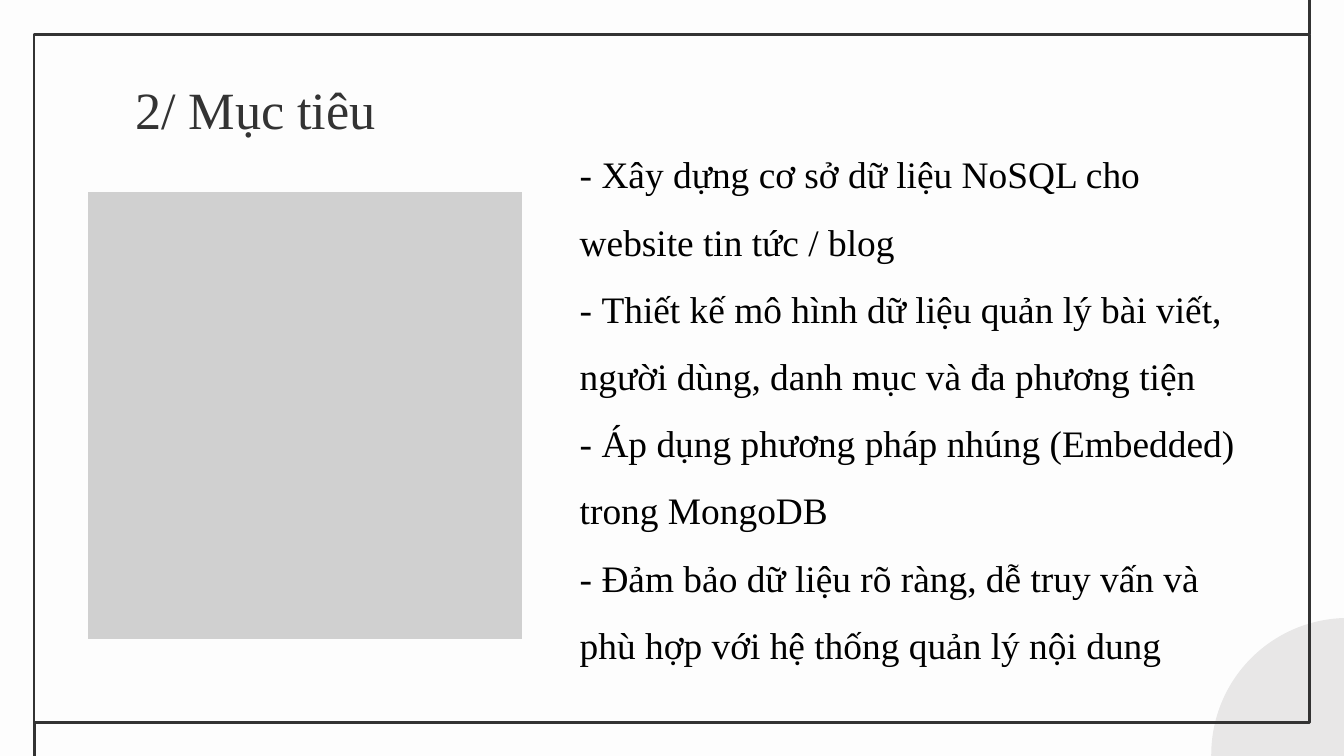
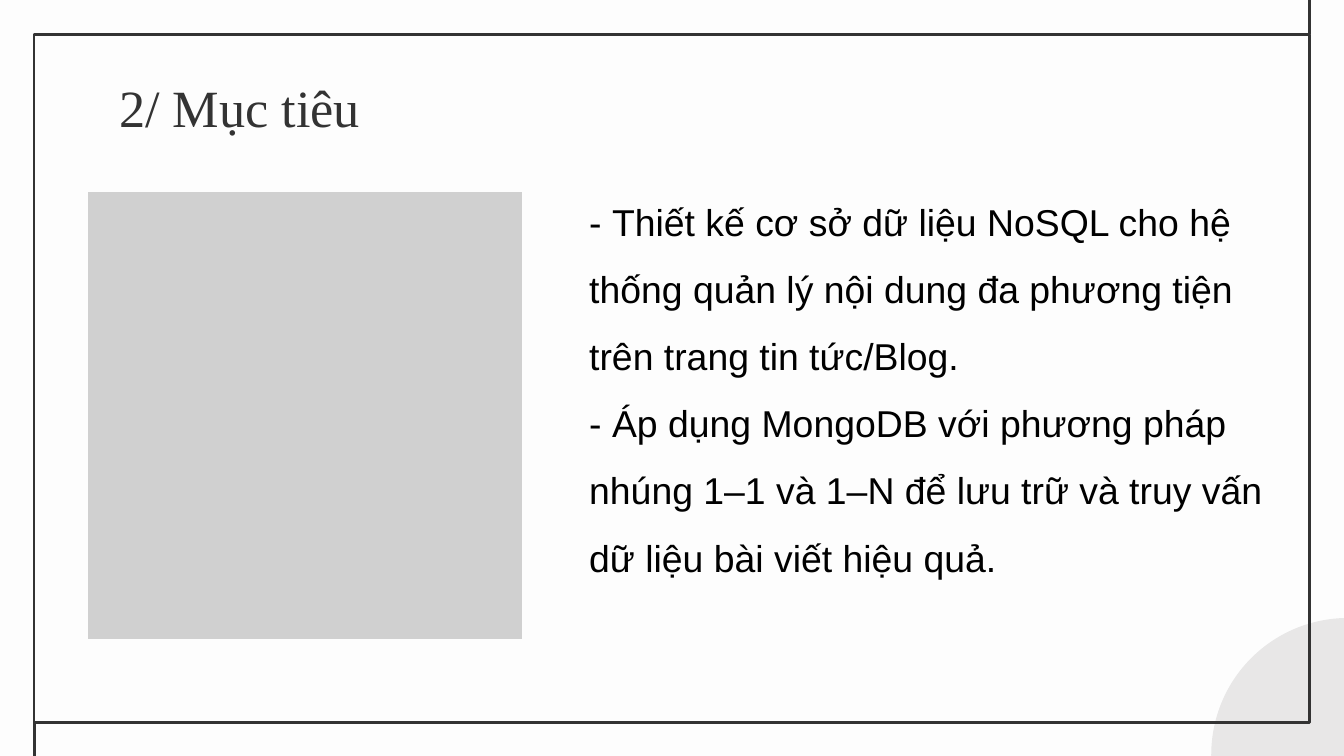
Before and after one commit to tannguyen2k5/csn-da23tta-nguyenduytan-newsblog-mongodb, a slide deck: slide 3 of thesis/abs/slide_thuyet_trinh.pptx. Drawn at 1344x756 pixels with LibreOffice and Linux fonts; fonts in the diff are those of the drawing; grey boxes stand for pictures. Boxes give left, top, right and bottom in pixels: in the first picture for what was removed or moved away, otherwise in the second. Text is boxed around its words. In the diff, an @@ line names an element or a change of style, - is before the commit and + after.

```diff
--- a/thesis/abs/slide_thuyet_trinh.pptx
+++ b/thesis/abs/slide_thuyet_trinh.pptx
@@ title "2/ Mục tiêu": place and size @@
-title "2/ Mục tiêu" at box(135, 92, 376, 138)
+title "2/ Mục tiêu" at box(119, 90, 360, 136)
@@ text at box(589, 207, 1262, 579): text changed; font Times New Roman to Arial @@
-- Xây dựng cơ sở dữ liệu NoSQL cho website tin tức / blog
-- Thiết kế mô hình dữ liệu quản lý bài viết, người dùng, danh mục và đa phương tiện
-- Áp dụng phương pháp nhúng (Embedded) trong MongoDB
-- Đảm bảo dữ liệu rõ ràng, dễ truy vấn và phù hợp với hệ thống quản lý nội dung
+- Thiết kế cơ sở dữ liệu NoSQL cho hệ thống quản lý nội dung đa phương tiện trên trang tin tức/Blog.
+- Áp dụng MongoDB với phương pháp nhúng 1–1 và 1–N để lưu trữ và truy vấn dữ liệu bài viết hiệu quả.
```
Also in this commit, not shown: 10 other slides changed.
